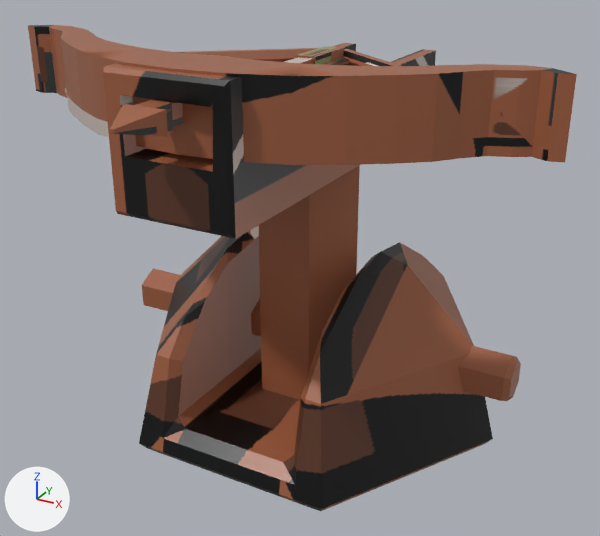
One commit to the FBX model BlenderMesh/Tower2.fbx: the scene before it, then after it.
Both versions are drawn from a 50 mm lens placed at (2.01, -3.8, 2.73), pointed at (0.08, -0.3, 0.98). Every picture has the same lights, and +X, +Y and +Z are marked at lower left. Where no turn or scale is listed for an object, it has been applied to the vertices.

The scene before the commit, as lines of its bpy script (objects in view):
```python
me_cube_005 = bpy.data.meshes.new('Cube.005')
me_cube_005.from_pydata(...)  # 51 vertices, 36 faces; spans x -0.3..0.3, y -1.18..1.04, z -1.62..0.32
me_cube_005.materials.append(mat_material)  # picture img_tower_2_png
me_cube_008 = bpy.data.meshes.new('Cube.008')
me_cube_008.from_pydata(...)  # 108 vertices, 104 faces; spans x -1.4..1.4, y -0.17..1.32, z -0.17..0.17
me_cube_008.materials.append(mat_material)  # picture img_tower_2_png
me_cube_012 = bpy.data.meshes.new('Cube.012')
me_cube_012.from_pydata(...)  # 180 vertices, 174 faces; spans x -0.13..0.13, y -0.86..0.94, z -0.05..0.05
me_cube_012.materials.append(mat_material)  # picture img_tower_2_png
me_cylinder_005 = bpy.data.meshes.new('Cylinder.005')
me_cylinder_005.from_pydata(...)  # 84 vertices, 72 faces; spans x -1.19..1.19, y -0.96..0.96, z -0.45..0.56
me_cylinder_005.materials.append(mat_material)  # picture img_tower_2_png
ob_cube = bpy.data.objects.new('Cube', me_cube_005)
ob_cube.location = (0.002, -0.068, 1.809)
ob_cube_001 = bpy.data.objects.new('Cube.001', me_cube_008)
ob_cube_001.location = (0.002, -1.018, 1.974)
ob_cube_002 = bpy.data.objects.new('Cube.002', me_cube_012)
ob_cube_002.location = (0.002, -0.691, 1.979)
ob_cylinder_001 = bpy.data.objects.new('Cylinder.001', me_cylinder_005)
ob_cylinder_001.location = (0.002, 0.011, 0.458)
```
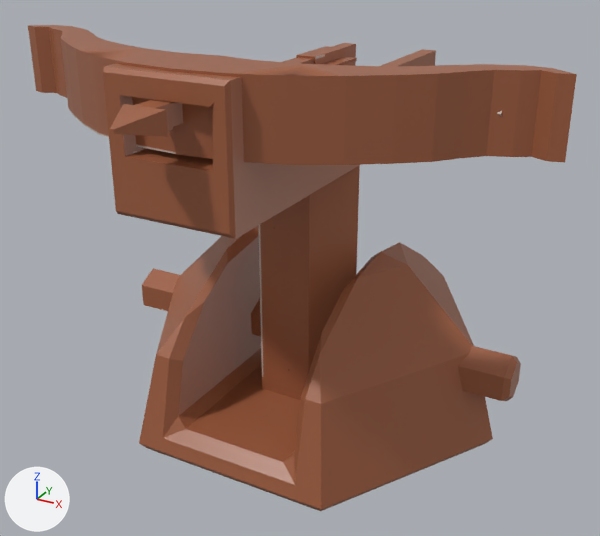
Patch to the scene script:
```diff
--- a/BlenderMesh/Tower2.fbx.py
+++ b/BlenderMesh/Tower2.fbx.py
@@ me_cube_012 @@
 me_cube_012.from_pydata(...)  # 180 vertices, 174 faces; spans x -0.13..0.13, y -0.86..0.94, z -0.05..0.05
 # used by ob_cube_002; location = (0.002, -0.691, 1.979)
+# me_cube_012 part 5: texture (UV) coordinates of 174 of 174 faces, centred in x -0.12..0.12, y -0.86..0.93, z -0.05..0.05, changed; they spanned u 0.07..0.99, v 0.19..1.0 and now span u 0.15..0.99, v 0.0..0.95
 me_cube_012.materials.append(mat_material)
@@ me_cylinder_005 @@
 me_cylinder_005.from_pydata(...)  # 84 vertices, 72 faces; spans x -1.19..1.19, y -0.96..0.96, z -0.45..0.56
 # used by ob_cylinder_001; location = (0.002, 0.011, 0.458)
+# me_cylinder_005 part 4: texture (UV) coordinates of 72 of 72 faces, centred in x -1.19..1.19, y -0.94..0.94, z -0.45..0.54, changed; they spanned u 0.01..0.97, v 0.01..0.89 and now span u 0.0..0.98, v 0.0..0.93
 me_cylinder_005.materials.append(mat_material)
@@ me_cube_005 @@
 me_cube_005.from_pydata(...)  # 51 vertices, 36 faces; spans x -0.3..0.3, y -1.18..1.04, z -1.62..0.32
 # used by ob_cube; location = (0.002, -0.068, 1.809)
+# me_cube_005 part 1: texture (UV) coordinates of 36 of 36 faces, centred in x -0.3..0.3, y -1.18..1.04, z -1.62..0.32, changed; they spanned u 0.0..0.95, v 0.01..0.95 and now span u 0.0..1.0, v 0.0..1.0
 me_cube_005.materials.append(mat_material)
@@ me_cube_008 @@
 # used by ob_cube_001; location = (0.002, -1.018, 1.974)
-me_cube_008.from_pydata(...)  # 108 vertices, 104 faces; spans x -1.4..1.4, y -0.17..1.32, z -0.17..0.17
+me_cube_008.from_pydata(...)  # 108 vertices, 104 faces; spans x -1.4..1.4, y -0.17..0.56, z -0.17..0.17
+# me_cube_008 part 2: all 12 vertices in x -0.05..0.06, y 1.22..1.32, z -0.04..0.05 are moved by (0.0, -0.81, 0.0)
+# me_cube_008 part 3: texture (UV) coordinates of 104 of 104 faces, centred in x -1.37..1.37, y -0.16..1.31, z -0.17..0.17, changed; they spanned u 0.0..1.0, v 0.01..0.95 and now span u 0.0..0.92, v 0.0..0.96
 me_cube_008.materials.append(mat_material)
```

Changed parts and their boxes (x1, y1, x2, y2) in the pictures (600 x 536 px; the box of a moved part takes in the faces that stretch with it):
'Cube.001', reshaped, surface changed (black to brown): (28, 25, 577, 165) in both
part 1 of me_cube_005, surface changed: (103, 43, 436, 400) in both
part 2 of me_cube_008, moved or reshaped: before (179, 48, 502, 116); after (497, 111, 502, 116)
part 3 of me_cube_008, surface changed (black to brown): (28, 25, 577, 165) in both
part 4 of me_cylinder_005, surface changed: (139, 225, 521, 511) in both
part 5 of me_cube_012, surface changed: before (110, 46, 349, 137); after (110, 46, 357, 137)
